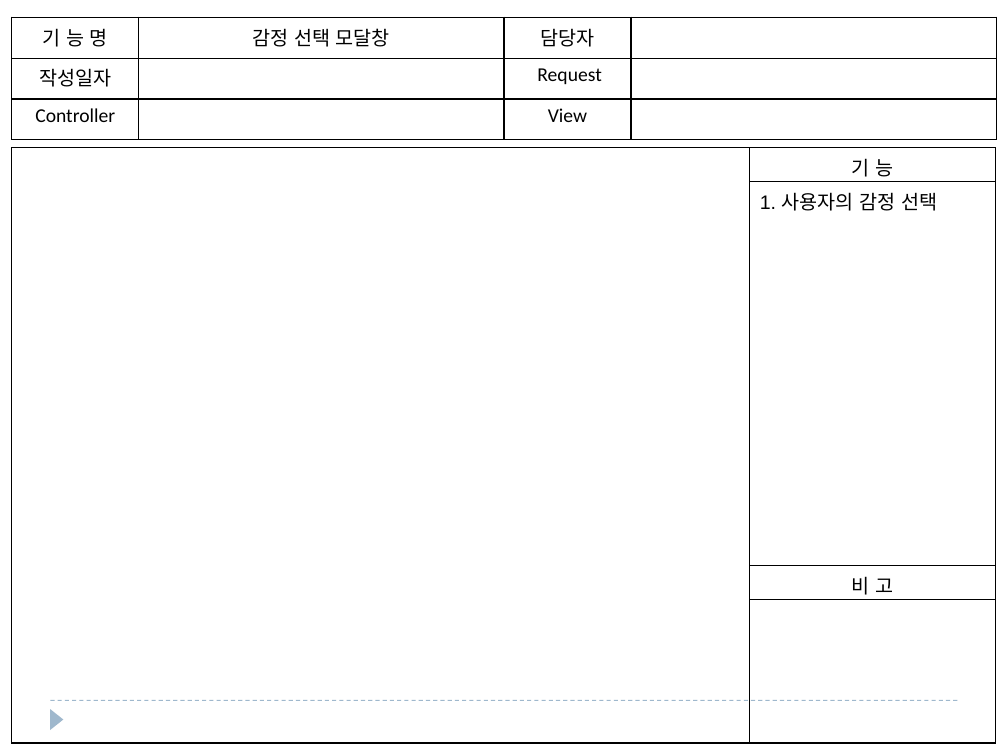
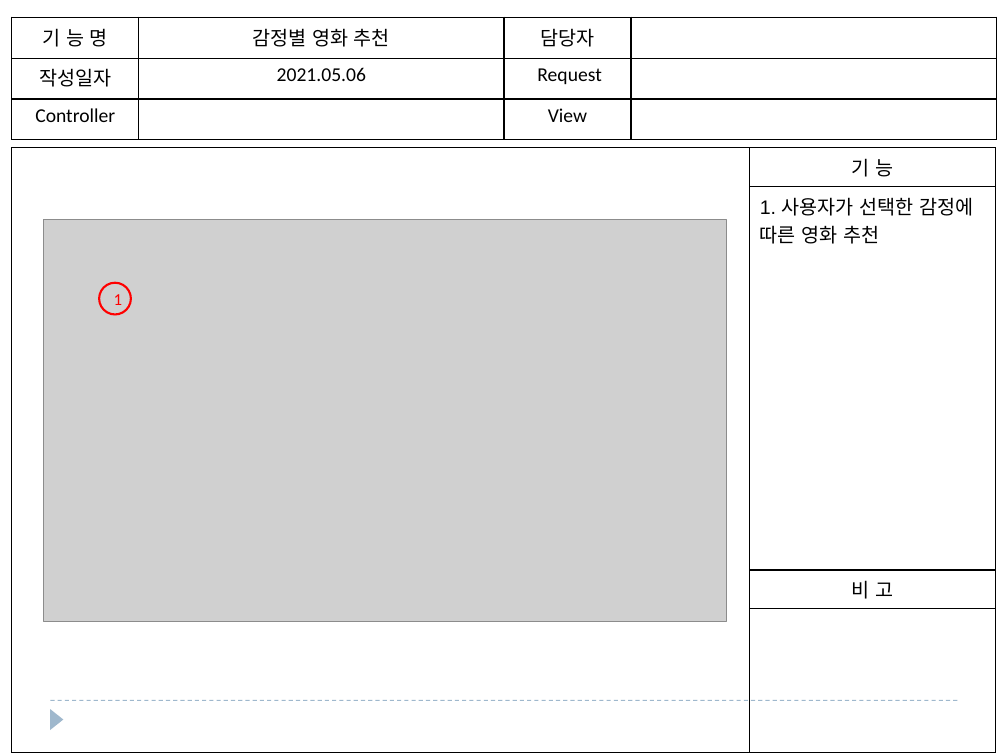
Before and after one commit to cr0ng/gitstart, a slide deck: slide 4 of gitTest/doc/스토리보드.pptx (slide 12 before the commit). Drawn at 1008x756 pixels with LibreOffice and Linux fonts; fonts in the diff are those of the drawing; grey boxes stand for pictures. Boxes give left, top, right and bottom in pixels: in the first picture for what was removed or moved away, otherwise in the second. Text is boxed around its words. In the diff, an @@ line names an element or a change of style, - is before the commit and + after.

```diff
--- a/gitTest/doc/스토리보드.pptx
+++ b/gitTest/doc/스토리보드.pptx
@@ table at (12, 17, 996, 140) @@
-row 1, column 2: 감정 선택 모달창
+row 1, column 2: 감정별 영화 추천
-row 2, column 2: 
+row 2, column 2: 2021.05.06
@@ table at (12, 148, 996, 744) @@
-row 2, column 2: 1. 사용자의 감정 선택
+row 2, column 2: 1. 사용자가 선택한 감정에 따른 영화 추천
@@ picture added at (43, 220, 726, 622) @@
@@ ellipse added at (99, 283, 130, 314), outline #FF0000 1.5 pt, 12 pt, text #FF0000 @@
+1
```
Also in this commit, not shown: 1 other slide changed, 1 other file.
